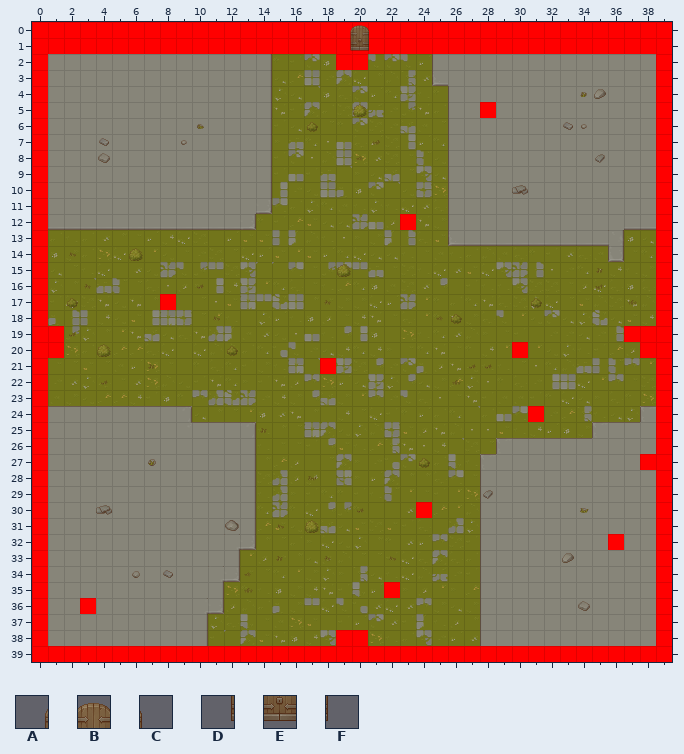
Two states of a Tiled map, Resources/Texture/TestRoom.tmx. The picture above was drawn from the file before the commit.
Cells are 32x32 px. Shown: x 0..39, y 0..39.
Key: from "All Tiles": A 144, B 145, C 146, D 188, E 189, F 190.
_ is an empty cell.
Layers that did not change in this view are not listed.
Layer "Doors" before, first column x 0:
 0 ___________________ABC__________________
 1 ___________________DEF__________________
 2 ________________________________________
 3 ________________________________________
 4 ________________________________________
 5 ________________________________________
 6 ________________________________________
 7 ________________________________________
 8 ________________________________________
 9 ________________________________________
10 ________________________________________
11 ________________________________________
12 ________________________________________
13 ________________________________________
14 ________________________________________
15 ________________________________________
16 ________________________________________
17 ________________________________________
18 ________________________________________
19 ________________________________________
20 ________________________________________
21 ________________________________________
22 ________________________________________
23 ________________________________________
24 ________________________________________
25 ________________________________________
26 ________________________________________
27 ________________________________________
28 ________________________________________
29 ________________________________________
30 ________________________________________
31 ________________________________________
32 ________________________________________
33 ________________________________________
34 ________________________________________
35 ________________________________________
36 ________________________________________
37 ________________________________________
38 ________________________________________
39 ________________________________________
The same view after the edit:
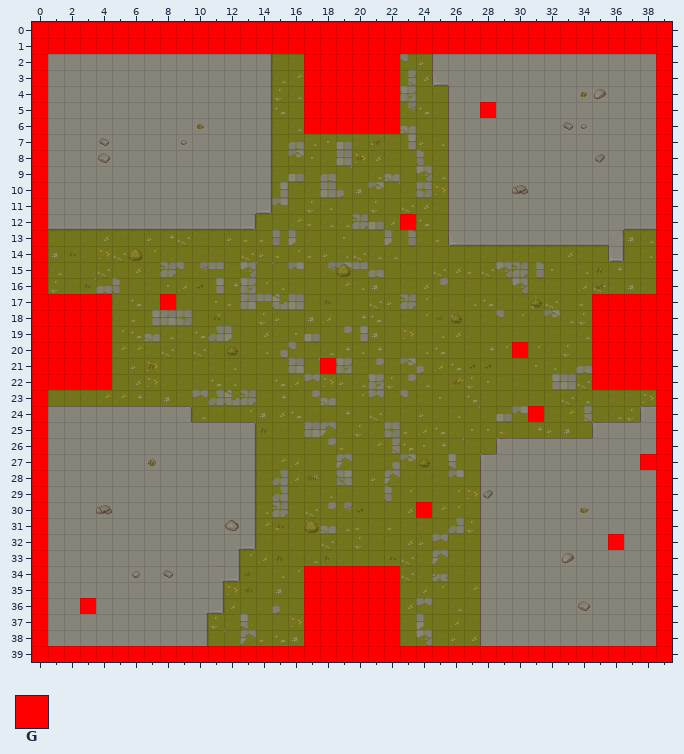
Further tiles: from "All Tiles": G 1094.
Diff:
Changed rows in their new state; . is an unchanged cell.
Layer "Doors":
first column x 17:
 0 ..___.
 1 ..___.
 2 GG..GG
 3 GGGGGG
 4 GGGGGG
 5 GGGGGG
 6 GGGGGG
first column x 1:
17 GGGG..............................GGGG
18 GGGG..............................GGGG
19 .GGG..............................GG..
20 .GGG..............................GGG.
21 GGGG..............................GGGG
22 GGGG..............................GGGG
first column x 17:
34 GGGGGG
35 GGGGG.
36 GGGGGG
37 GGGGGG
38 GG..GG
Changed places in both pictures, as pixel boxes (x1, y1, x2, y2):
changed: (304, 25, 400, 134)
added: (48, 294, 112, 390)
added: (592, 294, 656, 390)
added: (304, 566, 400, 646)
